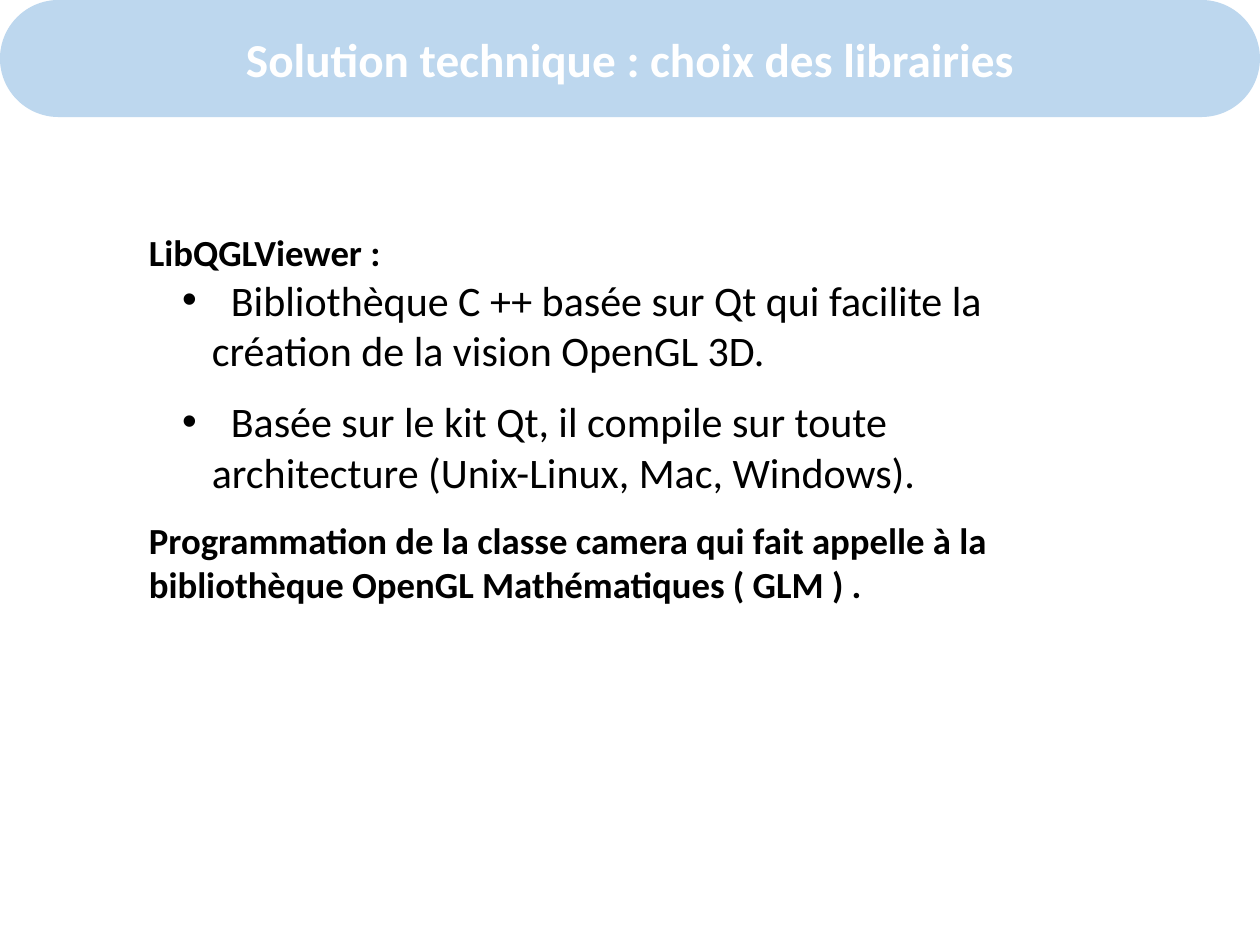
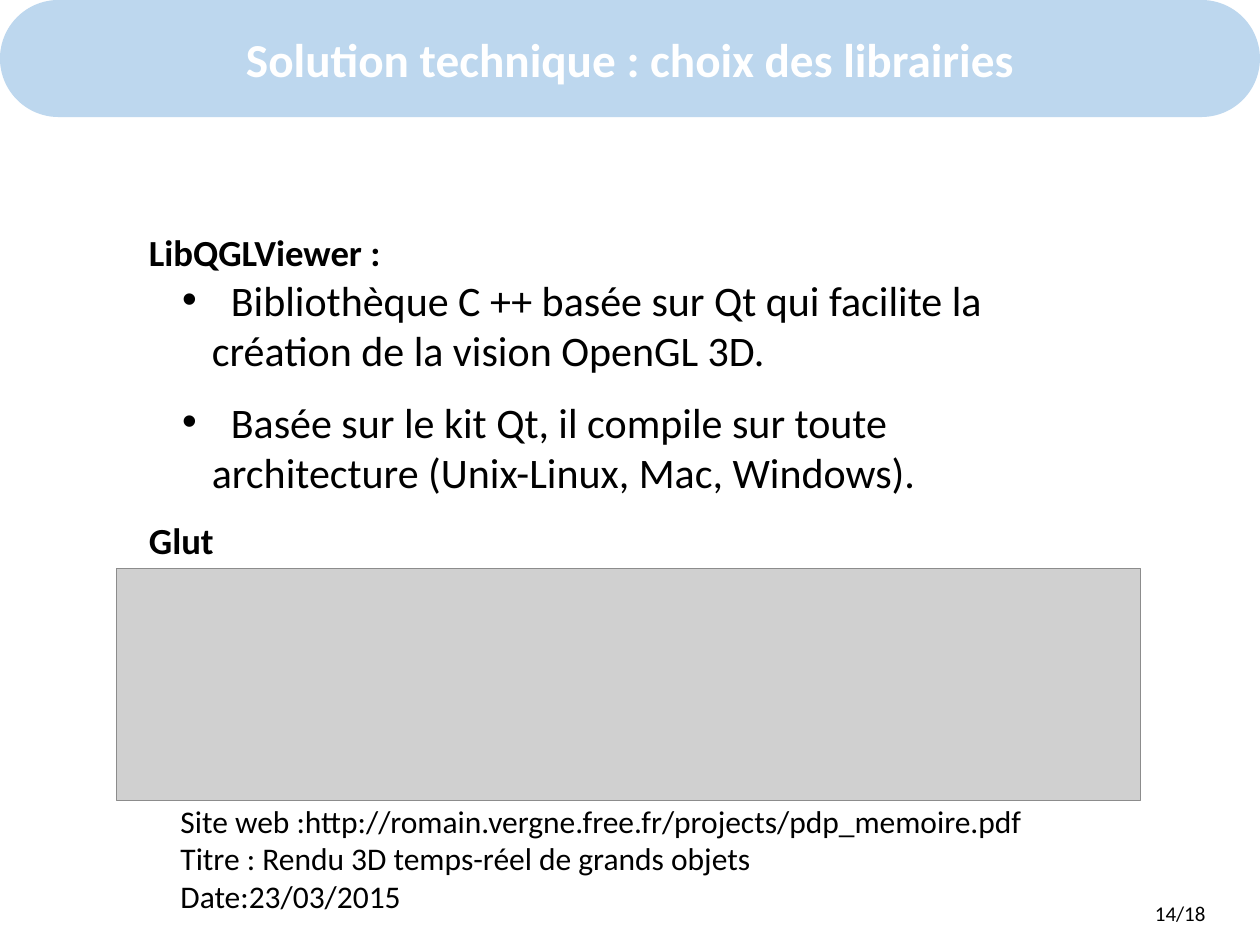
Before and after one commit to alkra/benchOKR, a slide deck: slide 15 of doc/ComitePilotage/Presentation.pptx. Drawn at 1260x945 pixels with LibreOffice and Linux fonts; fonts in the diff are those of the drawing; grey boxes stand for pictures; background and template pictures are left out. Boxes give left, top, right and bottom in pixels: in the first picture for what was removed or moved away, otherwise in the second. Text is boxed around its words. In the diff, an @@ line names an element or a change of style, - is before the commit and + after.

```diff
--- a/doc/ComitePilotage/Presentation.pptx
+++ b/doc/ComitePilotage/Presentation.pptx
@@ text at [149,528,214,555]: text changed @@
-Programmation de la classe camera qui fait appelle à la bibliothèque OpenGL Mathématiques ( GLM ) .
+Glut
@@ picture added at [117,568,1140,800] @@
@@ text added at [180,811,1021,910], 18 pt, text #000000 @@
+Site web :http://romain.vergne.free.fr/projects/pdp_memoire.pdf
+Titre : Rendu 3D temps-réel de grands objets
+Date:23/03/2015
@@ text added at [1155,906,1206,922], 12 pt, text #000000 @@
+14/18
```
Also in this commit, not shown: 17 other slides changed, 2 slides added, 2 slides removed, 2 other files.
